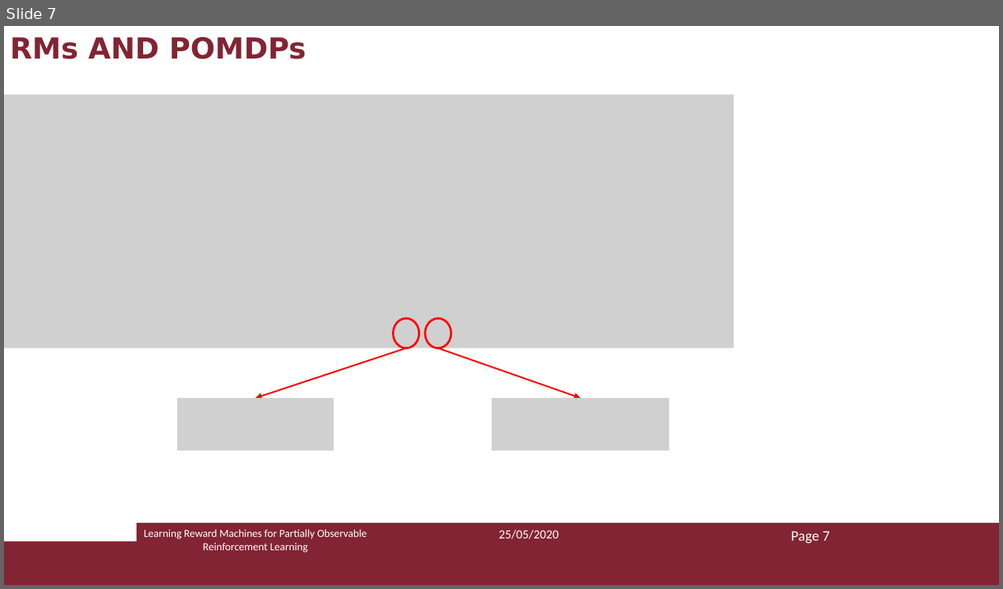
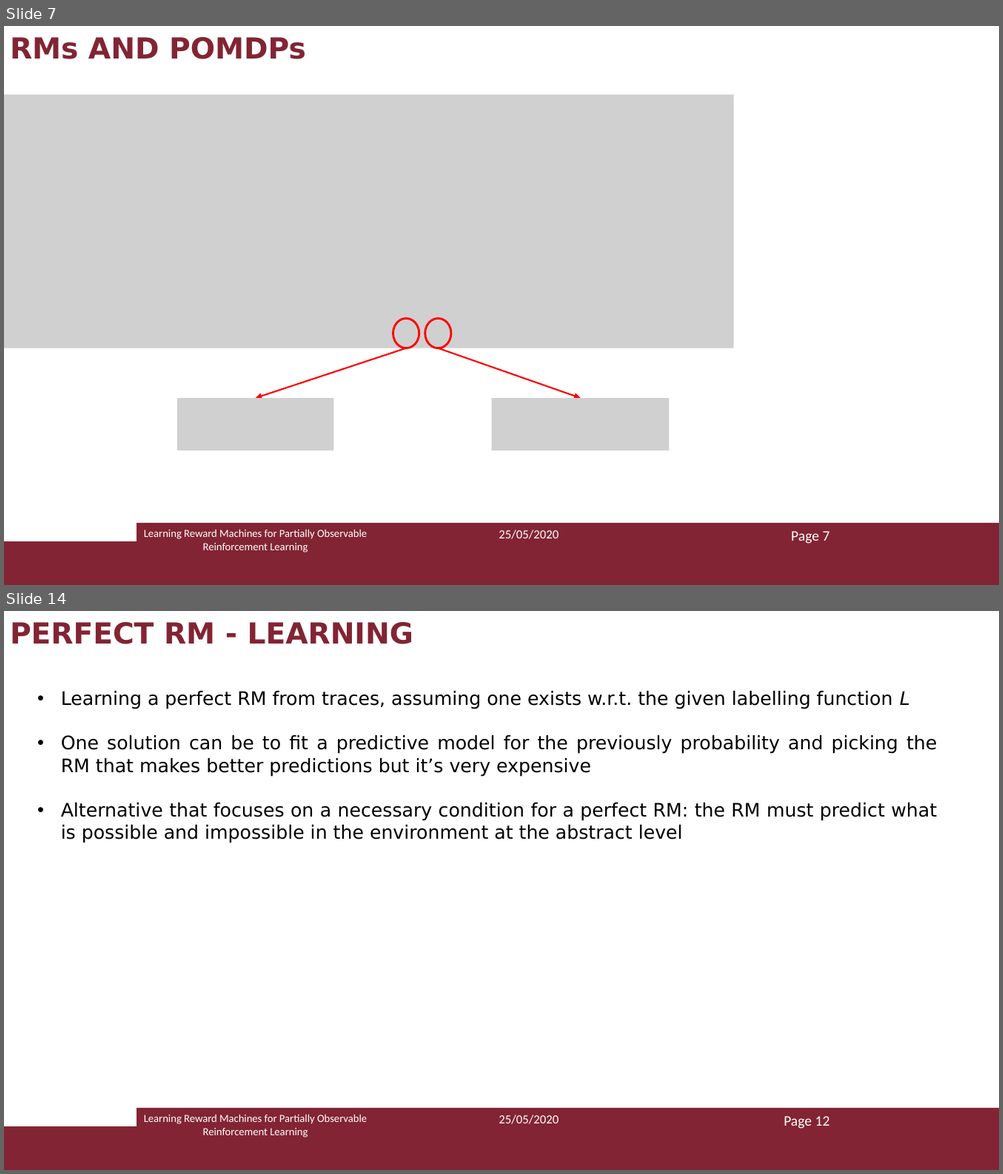
Before and after one commit to Marvet94/reasoning_agents_project_2020, a slide deck: ra_presentazione.pptx. Shown one above the other, each under a label of ours: slide 7 before the commit, slides 7 and 14 after it; the slides between them are not shown. The pictures are 1003x589 and 1003x1174 pixels, drawn with LibreOffice and Linux fonts; fonts in the diff are those of the drawing; grey boxes stand for pictures. Boxes give left, top, right and bottom in pixels: in the first picture for what was removed or moved away, otherwise in the second. Text is boxed around its words. In the diff, an @@ line names an element or a change of style, - is before the commit and + after.

```diff
--- a/ra_presentazione.pptx
+++ b/ra_presentazione.pptx
@@ slide 14 added at <box>4,611,999,1170</box>, background #FFFFFF; not listed: 2 template elements that a slide beside it also shows @@
@@ text added at <box>10,622,413,644</box>, 28 pt, text #822433, bold @@
+PERFECT RM - LEARNING
@@ text added at <box>61,691,936,843</box>, 18 pt, text #000000 @@
+• Learning a perfect RM from traces, assuming one exists w.r.t. the given labelling function L
+• One solution can be to fit a predictive model for the previously probability and picking the RM that makes better predictions but it’s very expensive
+• Alternative that focuses on a necessary condition for a perfect RM: the RM must predict what is possible and impossible in the environment at the abstract level
@@ text added at <box>144,1114,367,1138</box>, 10.5 pt, text #FFFFFF @@
+Learning Reward Machines for Partially Observable Reinforcement Learning
@@ text added at <box>498,1115,558,1125</box>, 12 pt, text #FFFFFF @@
+25/05/2020
@@ text added at <box>783,1116,830,1129</box>, 14 pt, text #FFFFFF @@
+Page 12
```
Also in this commit, not shown: 7 slides changed, 1 other slide added, 1 slide removed.
